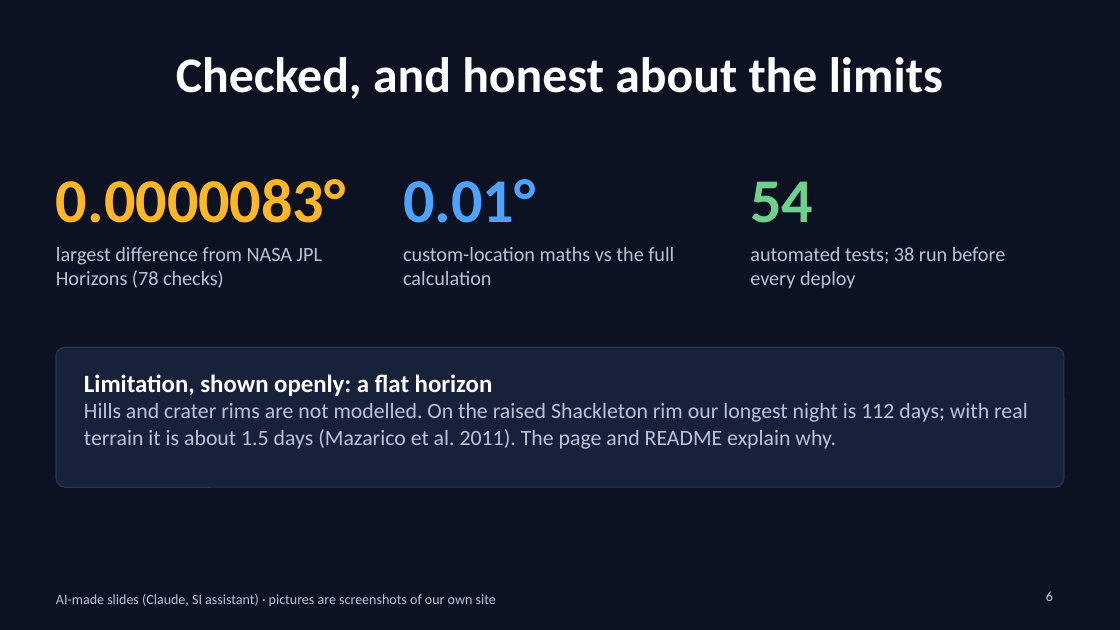
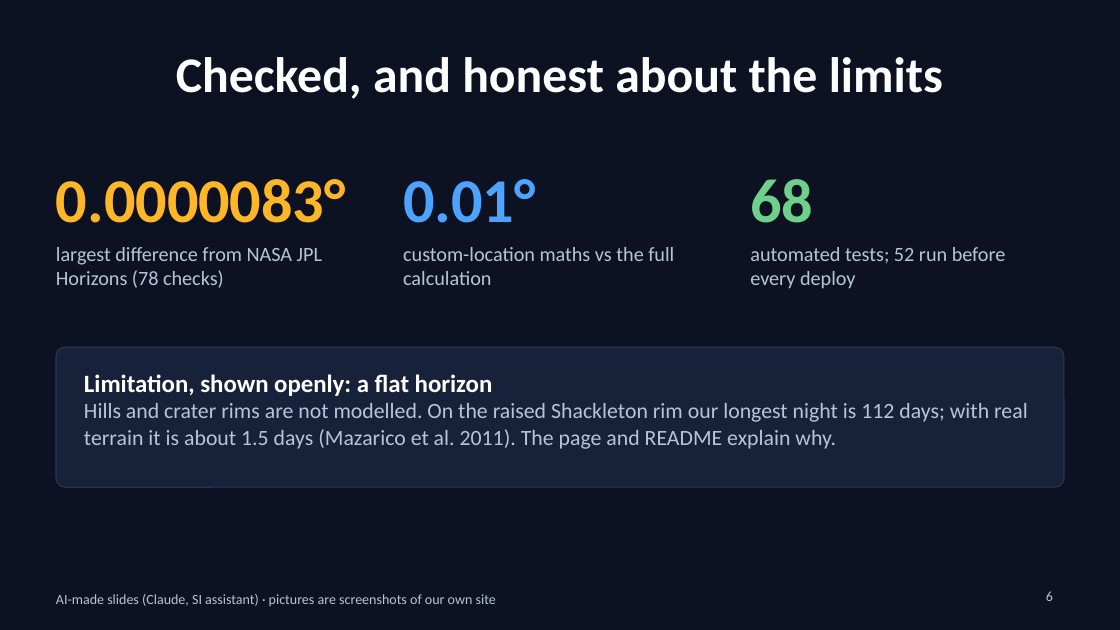
Before and after one commit to stevenjc2009-byte/clps-lunar-browser, a slide deck: slide 6 of docs/slides.pptx. Drawn at 1120x630 pixels with LibreOffice and Linux fonts; fonts in the diff are those of the drawing. Boxes give left, top, right and bottom in pixels: in the first picture for what was removed or moved away, otherwise in the second. Text is boxed around its words. In the diff, an @@ line names an element or a change of style, - is before the commit and + after.

```diff
--- a/docs/slides.pptx
+++ b/docs/slides.pptx
@@ text at [750, 179, 813, 223]: text changed @@
-54
+68
@@ text at [750, 247, 1006, 289]: text changed @@
-automated tests; 38 run before every deploy
+automated tests; 52 run before every deploy
```
Also in this commit, not shown: 1 other slide changed, 8 other files.
